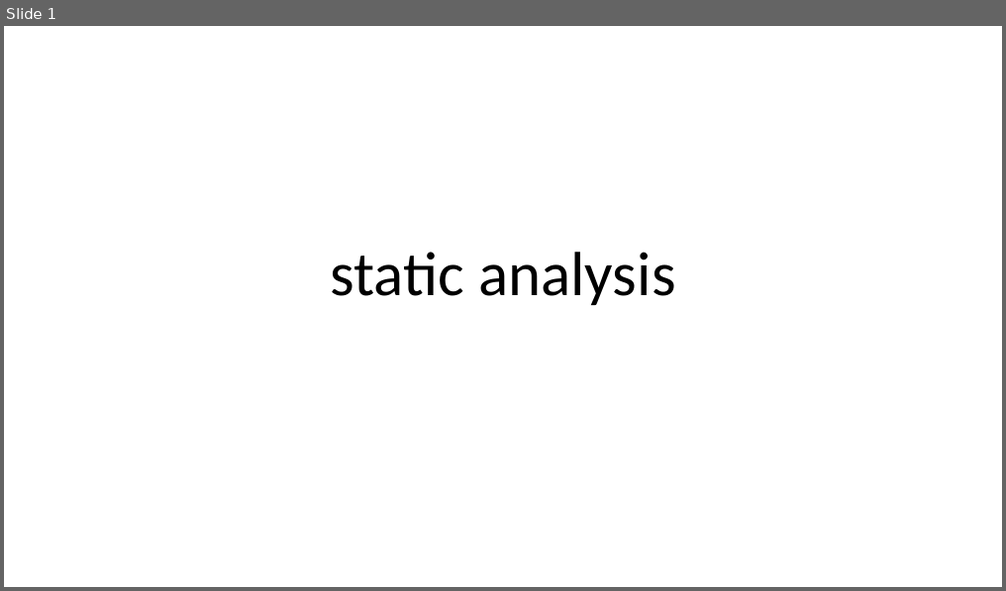
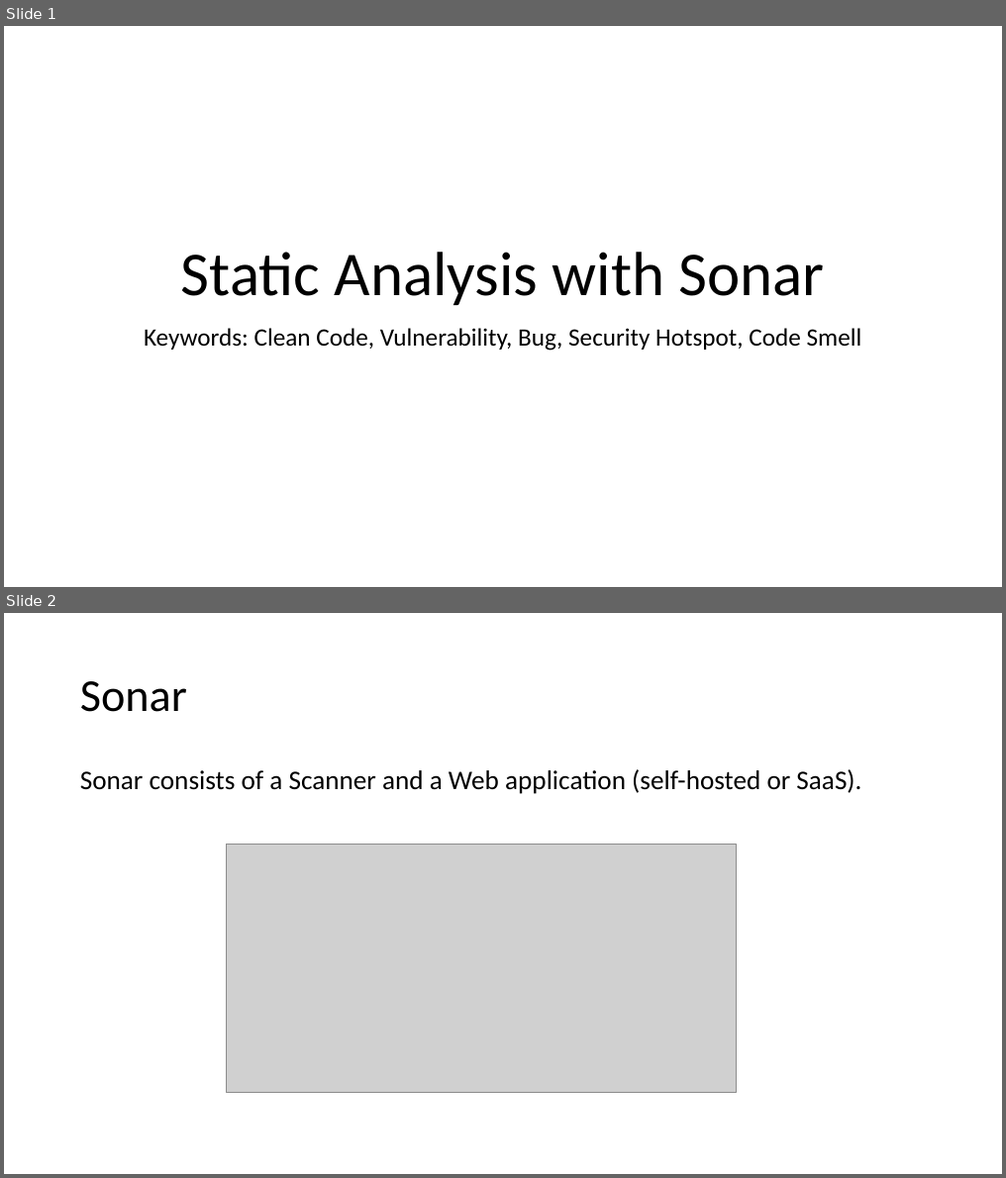
Before and after one commit to crcaguilerapo/static-analysis, a slide deck: static analysis.pptx. Shown one above the other, each under a label of ours: slide 1 before the commit, slides 1 and 2 after it. The pictures are 1006x591 and 1006x1178 pixels, drawn with LibreOffice and Linux fonts; fonts in the diff are those of the drawing; grey boxes stand for pictures. Boxes give left, top, right and bottom in pixels: in the first picture for what was removed or moved away, otherwise in the second. Text is boxed around its words. In the diff, an @@ line names an element or a change of style, - is before the commit and + after.

```diff
--- a/static analysis.pptx
+++ b/static analysis.pptx
@@ slide 2 added at (4,613,1002,1174), background #FFFFFF @@
@@ title added at (80,681,187,712), 44 pt, text #000000 @@
+Sonar
@@ text added at (80,769,861,794), 25.9 pt, text #000000 @@
+Sonar consists of a Scanner and a Web application (self-hosted or SaaS).
@@ picture added at (227,844,736,1092) @@
@@ slide 1 changed as well @@
@@ title at (181,252,824,305): text changed @@
-static analysis
+Static Analysis with Sonar
@@ subtitle added at (144,328,862,351), 24 pt, text #000000 @@
+Keywords: Clean Code, Vulnerability, Bug, Security Hotspot, Code Smell
```
Also in this commit, not shown: 5 other slides added, 1 slide removed, 8 other files.
